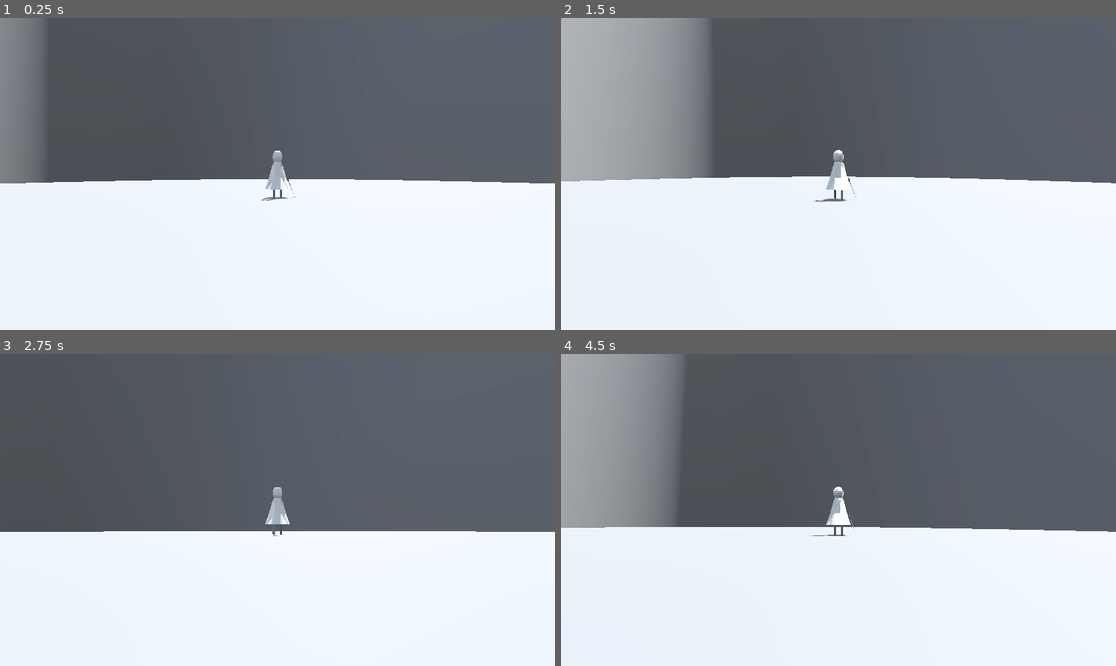
Above: before the commit, frames 1-4 (two rows, left to right).
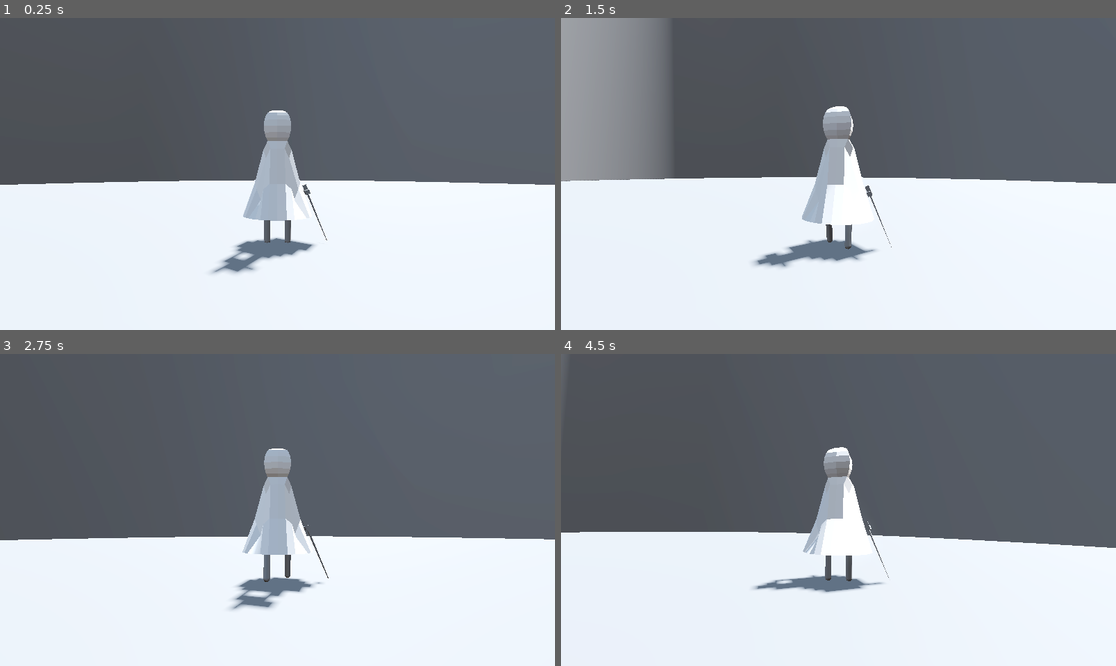
Above: after the commit, the same moments.

Repository: ruapotato/Gravitationally-Challenged
Game: Godot game, scene res://level_bits/level_loader.tscn
The game is run twice, just before and just after one commit, with the same random seed, the same clock (stepped at 60 frames per second) and the same inputs.
Inputs (mouse positions are in pixels of both pictures, inside the frame that each line leads up to):
- Up to frame 1 (0.25 s): no input
- Up to frame 2 (1.5 s): move the mouse to (866, 174) at 0.52 s; press the mouse at (866, 174) at 0.53 s; hold W (up) from 0.53 s (still down); move the mouse to (810, 174) at 1.27 s; release the mouse at (810, 174) at 1.28 s; tap Mouse wheel up (zoom_in) at 1.35 s
- Up to frame 3 (2.75 s): keep holding W (up); move the mouse to (288, 503) at 2.02 s; hold Mouse wheel down (zoom_out) from 2.03 s (still down)
- Up to frame 4 (4.5 s): keep holding W (up); move the mouse to (832, 516) at 2.77 s; release Mouse wheel down (zoom_out) at 2.78 s; click (832, 516) at 2.85 s; move the mouse to (877, 513) at 3.52 s; hold Mouse wheel up (zoom_in) 3.53-4.28 s; move the mouse to (794, 506) at 4.27 s; tap Mouse wheel down (zoom_out) at 4.35 s

The runs differ from the first frame. In frame 1, 7.1% of the frame differs, in the area x 0-100%, y 0-82%; in frame 2, 11%; in frame 3, 4.9%; in frame 4, 16%, in the area x 0-100%, y 0-77%.

Commit message:
Bug fixes

Diff:
--- a/entities/blob.tscn
+++ b/entities/blob.tscn
@@ -7,7 +7,7 @@
 size = Vector3(0.52, 0.375, 0.315)
 
 [sub_resource type="BoxShape3D" id="BoxShape3D_bkb0v"]
-size = Vector3(0.315, 0.085, 0.265)
+size = Vector3(0.43, 0.105, 0.383682)
 
 [sub_resource type="BoxShape3D" id="BoxShape3D_kk2ey"]
 size = Vector3(0.53, 0.3, 0.355)
@@ -27,7 +27,7 @@
 [node name="KillArea3D" type="Area3D" parent="."]
 
 [node name="CollisionShape3D" type="CollisionShape3D" parent="KillArea3D"]
-transform = Transform3D(1, 0, 0, 0, 1, 0, 0, 0, 1, 0, 0.397482, 0.0184115)
+transform = Transform3D(1, 0, 0, 0, 1, 0, 0, 0, 1, 0, 0.397482, 0.0652328)
 shape = SubResource("BoxShape3D_bkb0v")
 
 [node name="biteArea3D" type="Area3D" parent="."]
--- a/legs.gd
+++ b/legs.gd
@@ -12,13 +12,32 @@
 var current_speed: float = 0.0
 var gravity_inverted: bool = false
 var target_rotation = Vector3.ZERO
+var level_loader
+var player
+var cam_arm
 
 func _ready():
+	level_loader = find_root()
+	player = level_loader.find_child("player")
+	cam_arm = player.find_child("SpringArm3D")
+
 	# Create the leg meshes if they don't exist
 	if !left_leg:
 		left_leg = create_leg_mesh("left_leg", -0.1)  # Offset to the left
 	if !right_leg:
 		right_leg = create_leg_mesh("right_leg", 0.1)  # Offset to the right
+
+	cam_arm.add_excluded_object(self)
+
+func find_root(node=get_tree().root) -> Node:
+	if node.name.to_lower() == "level_loader":
+		return node
+	for child in node.get_children():
+		var found = find_root(child)
+		if found:
+			return found
+	return null
+
 
 func create_leg_mesh(name: String, offset: float) -> Node3D:
 	# Create a root node for the leg system
@@ -41,7 +60,6 @@
 
 	# Position the leg mesh to hang down from its pivot point
 	leg.position = Vector3(0, -LEG_LENGTH/2, 0)
-
 	root.add_child(leg)
 	return root
 
--- a/level_bits/cylinder_level_walls.tscn
+++ b/level_bits/cylinder_level_walls.tscn
@@ -7,8 +7,12 @@
 height = 50.0
 
 [sub_resource type="ConcavePolygonShape3D" id="ConcavePolygonShape3D_j4643"]
-margin = 0.01
+margin = 0.0
 data = PackedVector3Array(1.9603, 25, 19.9037, 0, 25, 20, 0, 15, 20, 1.9603, 15, 19.9037, 1.9603, 25, 19.9037, 0, 15, 2 …(48694 unchanged characters)…
+
+[sub_resource type="CylinderShape3D" id="CylinderShape3D_5n25c"]
+margin = 0.1
+radius = 20.425
 
 [node name="cylinder_level_walls" type="StaticBody3D"]
 
@@ -17,3 +21,11 @@
 
 [node name="CollisionShape3D" type="CollisionShape3D" parent="."]
 shape = SubResource("ConcavePolygonShape3D_j4643")
+
+[node name="CollisionShape3D2" type="CollisionShape3D" parent="."]
+transform = Transform3D(1, 0, 0, 0, 1, 0, 0, 0, 1, 0, -26, 0)
+shape = SubResource("CylinderShape3D_5n25c")
+
+[node name="CollisionShape3D3" type="CollisionShape3D" parent="."]
+transform = Transform3D(1, 0, 0, 0, 1, 0, 0, 0, 1, 0, 26, 0)
+shape = SubResource("CylinderShape3D_5n25c")
--- a/levels/level1.tscn
+++ b/levels/level1.tscn
@@ -2981,9 +2981,6 @@
 [node name="spikes_small26" parent="spiks_tap_2" instance=ExtResource("4_u1coe")]
 transform = Transform3D(1, 0, 0, 0, 1, 0, 0, 0, 1, -3, -0.779942, 8.34853)
 
-[node name="spikes_small27" parent="spiks_tap_2" instance=ExtResource("4_u1coe")]
-transform = Transform3D(1, 0, 0, 0, 1, 0, 0, 0, 1, -4, -0.779942, 8.34853)
-
 [node name="spikes_small28" parent="spiks_tap_2" instance=ExtResource("4_u1coe")]
 transform = Transform3D(1, 0, 0, 0, 1, 0, 0, 0, 1, 0, -0.779942, 8.34853)
 
@@ -3008,9 +3005,6 @@
 [node name="spikes_small35" parent="spiks_tap_2" instance=ExtResource("4_u1coe")]
 transform = Transform3D(1, 0, 0, 0, 1, 0, 0, 0, 1, -3, -0.779942, 8.34853)
 
-[node name="spikes_small36" parent="spiks_tap_2" instance=ExtResource("4_u1coe")]
-transform = Transform3D(1, 0, 0, 0, 1, 0, 0, 0, 1, -4, -0.779942, 8.34853)
-
 [node name="spikes_small71" parent="spiks_tap_2" instance=ExtResource("4_u1coe")]
 transform = Transform3D(1, 0, 0, 0, 1, 0, 0, 0, 1, 0, -0.779942, 9.34853)
 
@@ -3035,9 +3029,6 @@
 [node name="spikes_small78" parent="spiks_tap_2" instance=ExtResource("4_u1coe")]
 transform = Transform3D(1, 0, 0, 0, 1, 0, 0, 0, 1, -3, -0.779942, 9.34853)
 
-[node name="spikes_small79" parent="spiks_tap_2" instance=ExtResource("4_u1coe")]
-transform = Transform3D(1, 0, 0, 0, 1, 0, 0, 0, 1, -4, -0.779942, 9.34853)
-
 [node name="spikes_small80" parent="spiks_tap_2" instance=ExtResource("4_u1coe")]
 transform = Transform3D(1, 0, 0, 0, 1, 0, 0, 0, 1, 0, -0.779942, 9.34853)
 
@@ -3062,9 +3053,6 @@
 [node name="spikes_small87" parent="spiks_tap_2" instance=ExtResource("4_u1coe")]
 transform = Transform3D(1, 0, 0, 0, 1, 0, 0, 0, 1, -3, -0.779942, 9.34853)
 
-[node name="spikes_small88" parent="spiks_tap_2" instance=ExtResource("4_u1coe")]
-transform = Transform3D(1, 0, 0, 0, 1, 0, 0, 0, 1, -4, -0.779942, 9.34853)
-
 [node name="spiks_tap_4" type="Node3D" parent="."]
 transform = Transform3D(1, 0, 0, 0, 1, 0, 0, 0, 1, -11.6042, 0, 12.7527)
 
--- a/player.gd
+++ b/player.gd
@@ -8,14 +8,15 @@
 @onready var sword = $mesh/sword
 
 # Movement constants
-const MOVEMENT_FORCE = 140.0
-const FRICTION_FORCE = 10.0
-const MAX_VELOCITY = 1.0
+const MOVEMENT_FORCE = 200.0
+const MAX_VELOCITY = 3.0
+const MAX_FALL_VELOCITY = 15.0
+const FRICTION_FORCE = 5.0
 const CAMERA_LERP_SPEED = 0.1
 const MIN_ZOOM = 1.0
 const MAX_ZOOM = 10.0
 const LERP_VAL = 0.15
-const GRAVITY_SCALE = 3.0
+const GRAVITY_SCALE = 1.0
 const ROTATION_SPEED = 10.0
 const MIN_STRETCH = 0.7
 const MAX_STRETCH = 0.8
@@ -53,11 +54,13 @@
 
 func _ready() -> void:
 	# Configure RigidBody properties
+	camera_arm.add_excluded_object(self)
 	camera_arm.add_excluded_object(mesh)
+	camera_arm.add_excluded_object(sword)
 	lock_rotation = true
 	freeze = false
 	contact_monitor = true
-	linear_damp = 1.0
+	linear_damp = 0.01  # Reduced for smoother movement
 	angular_damp = 0.0
 	can_sleep = false
 	gravity_scale = GRAVITY_SCALE
@@ -69,7 +72,6 @@
 	load_check_point()
 
 	# Set up camera
-	camera_arm.spring_length = (MIN_ZOOM + MAX_ZOOM) / 2
 	Input.set_mouse_mode(Input.MOUSE_MODE_CAPTURED)
 	camera_original_position = camera_arm.position
 	camera_original_rotation = camera_arm.rotation
@@ -95,14 +97,10 @@
 		action_state = ActionState.KNOCKDOWN
 		knockdown_timer = 0.0
 
-		# Store initial rotation and calculate target rotation
 		initial_knockdown_rotation = mesh.rotation
-		# Rotate 90 degrees to the side based on current movement direction
-		var side_direction = last_movement_direction.cross(Vector3.UP)
 		target_knockdown_rotation = initial_knockdown_rotation
 		target_knockdown_rotation += Vector3(0, 0, PI/2 if gravity_inverted else -PI/2)
 
-		# Disable physics processing
 		lock_rotation = true
 		freeze = true
 
@@ -111,15 +109,12 @@
 		knockdown_timer += delta
 
 		if knockdown_timer <= KNOCKDOWN_DURATION:
-			# Interpolate rotation
-			var progress = min(knockdown_timer / 0.5, 1.0)  # Quick fall over animation
+			var progress = min(knockdown_timer / 0.5, 1.0)
 			mesh.rotation = initial_knockdown_rotation.lerp(target_knockdown_rotation, ease(progress, delta))
 
-			# Lower mesh to ground level when knocked down
 			var height_adjustment = Vector3(0, -MESH_HEIGHT if not gravity_inverted else MESH_HEIGHT, 0)
 			mesh.position = initial_mesh_position.lerp(initial_mesh_position + height_adjustment, ease(progress, delta))
 		else:
-			# Reset everything
 			is_knocked_down = false
 			freeze = false
 			start_invulnerability()
@@ -138,7 +133,6 @@
 		if invulnerability_timer >= INVULNERABILITY_DURATION:
 			is_invulnerable = false
 
-		# Optional: Make mesh blink during invulnerability
 		if mesh:
 			mesh.visible = fmod(invulnerability_timer, 0.2) < 0.1
 
@@ -175,32 +169,41 @@
 		return
 
 	var current_velocity = state.linear_velocity
-	var current_speed = current_velocity.length()
-
+
+	# Separate vertical and horizontal velocity
+	var vertical_velocity = Vector3(0, current_velocity.y, 0)
+	var horizontal_velocity = Vector3(current_velocity.x, 0, current_velocity.z)
+
+	# Handle input
 	var input_dir := Input.get_vector("left", "right", "up", "down") if !gravity_inverted else Input.get_vector("right", "left", "up", "down")
 	var direction = Vector3(input_dir.x, 0, input_dir.y).normalized()
-
 	direction = direction.rotated(Vector3.UP, cam_piv.rotation.y)
 
+	# Update state and apply movement
 	if direction:
 		if action_state == ActionState.IDLE:
 			action_state = ActionState.WALK
-
 		state.apply_central_force(direction * MOVEMENT_FORCE)
 	else:
 		if action_state == ActionState.WALK:
 			action_state = ActionState.IDLE
 
-	var horizontal_velocity = Vector3(current_velocity.x, 0, current_velocity.z)
-	horizontal_velocity = horizontal_velocity.move_toward(Vector3.ZERO, FRICTION_FORCE * state.step)
-	state.linear_velocity.x = horizontal_velocity.x
-	state.linear_velocity.z = horizontal_velocity.z
-
+	# Apply single friction source when not moving
+	if !direction:
+		horizontal_velocity *= (1.0 - state.step * 1.5)
+
+	# Speed limits
 	if horizontal_velocity.length() > MAX_VELOCITY:
 		horizontal_velocity = horizontal_velocity.normalized() * MAX_VELOCITY
-		state.linear_velocity.x = horizontal_velocity.x
-		state.linear_velocity.z = horizontal_velocity.z
-
+
+	# Apply fall speed limit
+	if abs(vertical_velocity.y) > MAX_FALL_VELOCITY:
+		vertical_velocity.y = MAX_FALL_VELOCITY * sign(vertical_velocity.y)
+
+	# Combine velocities
+	state.linear_velocity = horizontal_velocity + vertical_velocity
+
+	# Update visuals
 	update_target_mesh_transform(horizontal_velocity)
 	update_mesh_transform(state.step)
 
--- a/player.tscn
+++ b/player.tscn
@@ -10,6 +10,7 @@
 height = 1.325
 
 [node name="player" type="RigidBody3D"]
+mass = 2.0
 script = ExtResource("2_ivawi")
 
 [node name="piv" type="Node3D" parent="."]
--- a/project.godot
+++ b/project.godot
@@ -68,3 +68,7 @@
 "events": [Object(InputEventMouseButton,"resource_local_to_scene":false,"resource_name":"","device":-1,"window_id":0,"a …(258 unchanged characters)…
 ]
 }
+
+[physics]
+
+3d/default_gravity_vector=Vector3(0, -5, 0)
--- a/weapons/sword.tscn
+++ b/weapons/sword.tscn
@@ -12,7 +12,7 @@
 size = Vector3(0.08, 2.745, 0.375)
 
 [sub_resource type="SphereShape3D" id="SphereShape3D_tra24"]
-radius = 2.05
+radius = 3.2
 
 [node name="sword" type="Node3D"]
 script = ExtResource("1_0ll7p")
Not shown: 1 places in level_bits/cylinder_level_walls.tscn that only renumber resources
